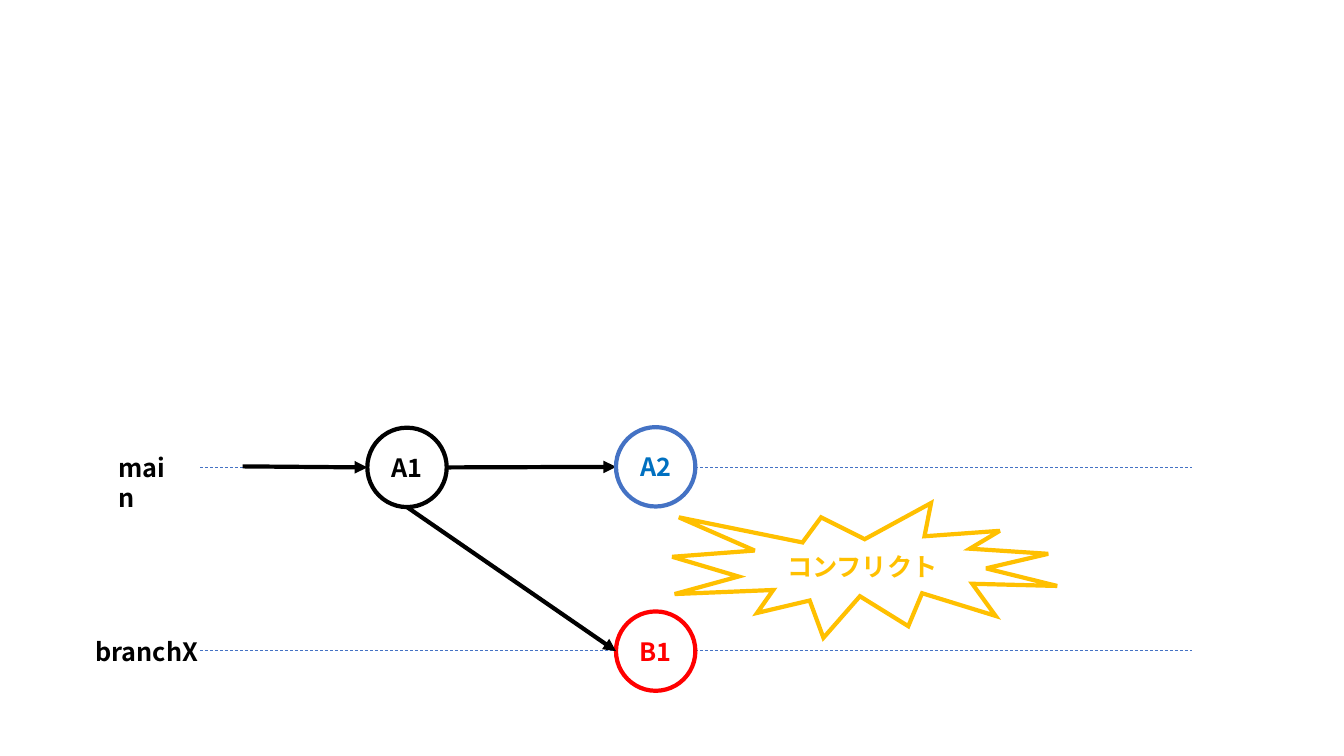
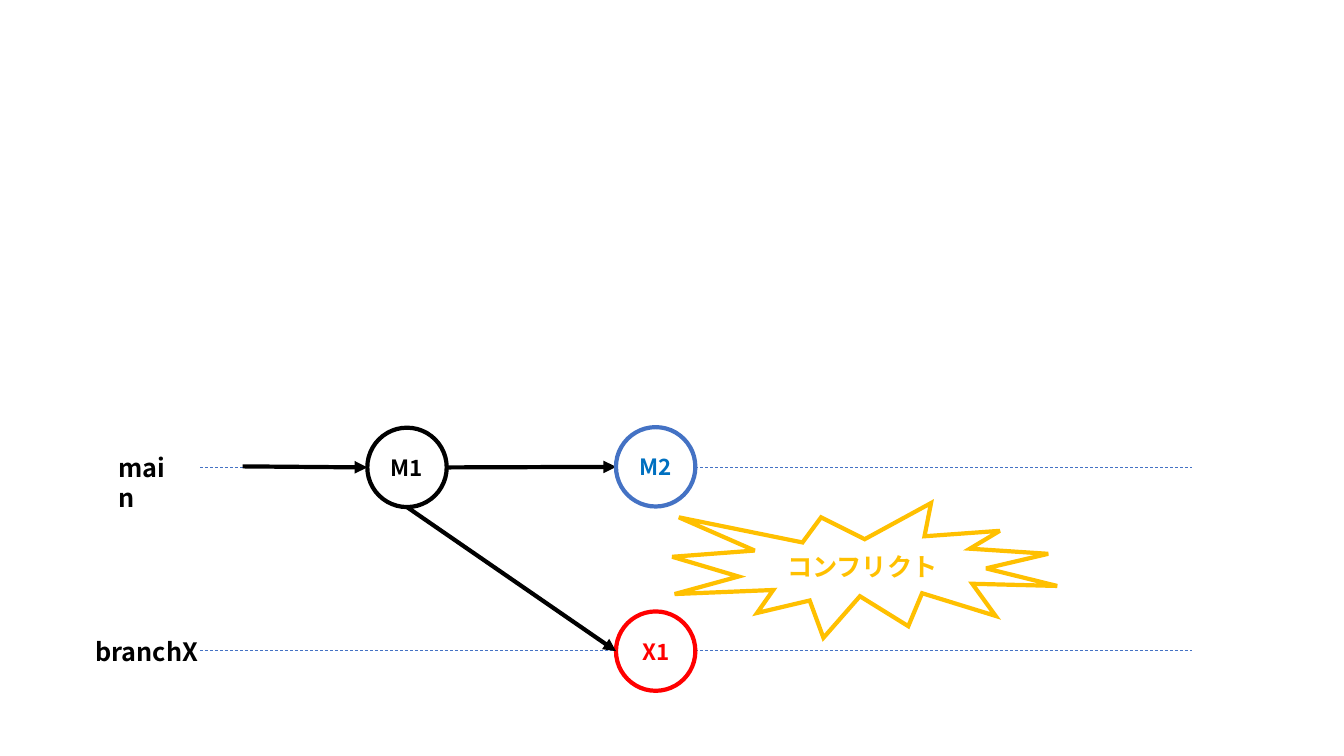
Before and after one commit to nishida2073/ai_navive, a slide deck: slide 46 of 01_テキスト/Git入門_図.pptx. Drawn at 1344x756 pixels with LibreOffice and Linux fonts; fonts in the diff are those of the drawing. Boxes give left, top, right and bottom in pixels: in the first picture for what was removed or moved away, otherwise in the second. Text is boxed around its words. In the diff, an @@ line names an element or a change of style, - is before the commit and + after.

```diff
--- a/01_テキスト/Git入門_図.pptx
+++ b/01_テキスト/Git入門_図.pptx
@@ text in ellipse at [391, 459, 423, 476]: text changed; size 18 to 16 pt @@
-A1
+M1
@@ text in ellipse at [640, 458, 672, 475]: text changed; size 18 to 16 pt @@
-A2
+M2
@@ text in ellipse at [642, 643, 669, 660]: text changed; size 18 to 16 pt @@
-B1
+X1
```
Also in this commit, not shown: 9 other slides changed, 1 slide added, 10 slides removed, 1 other file.
